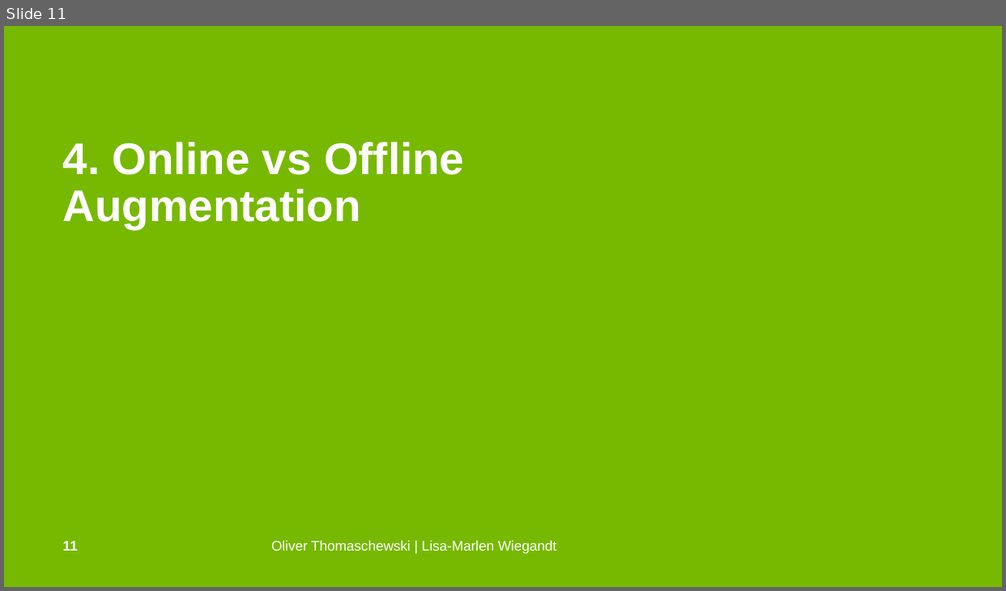
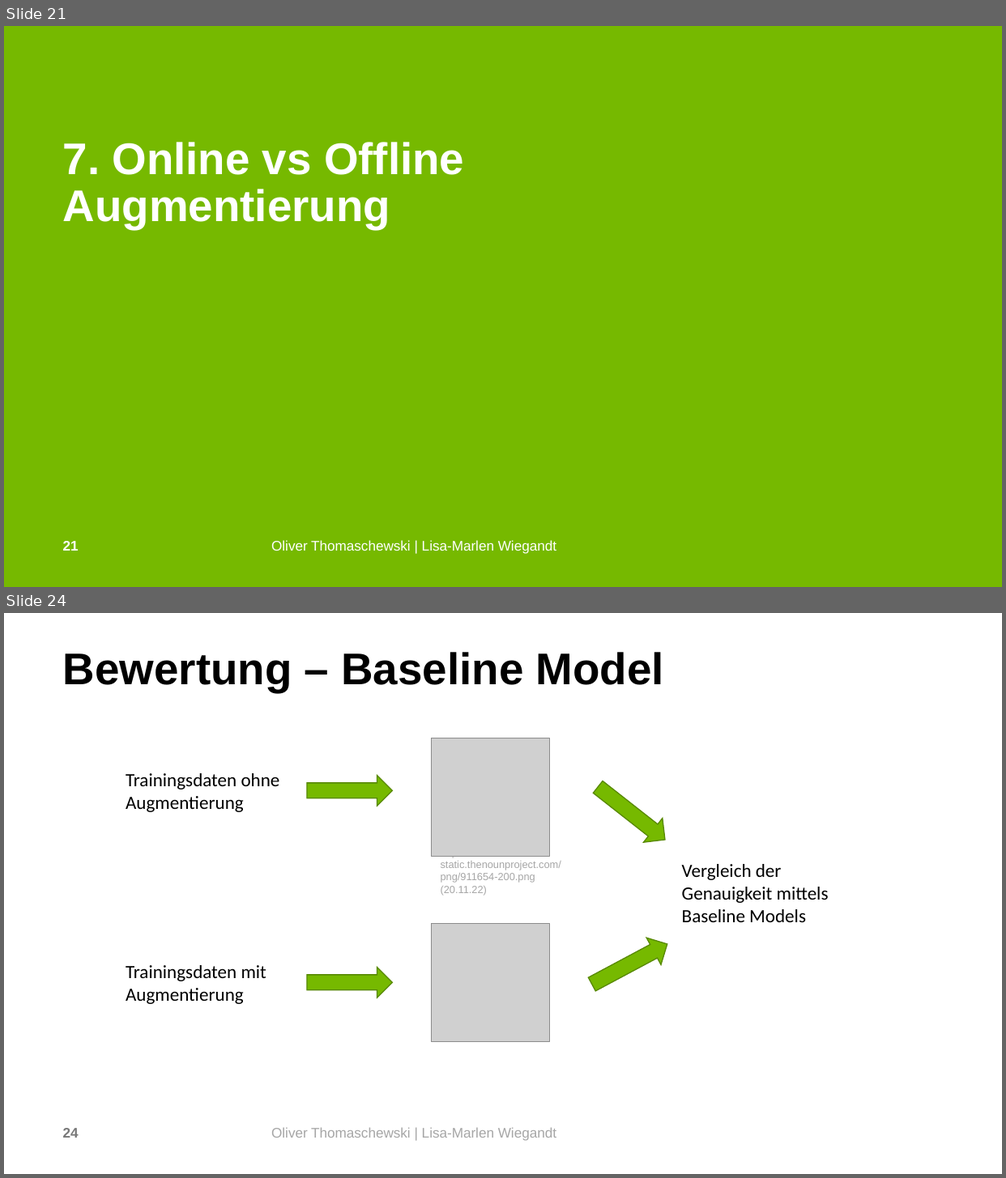
Before and after one commit to OliverThomaschewski/data_augmentation, a slide deck: Präsi.pptx. Shown one above the other, each under a label of ours: slide 11 before the commit, slides 21 and 24 after it; the slides between them are not shown. The pictures are 1006x591 and 1006x1178 pixels, drawn with LibreOffice and Linux fonts; fonts in the diff are those of the drawing; grey boxes stand for pictures; background and template pictures are left out. Boxes give left, top, right and bottom in pixels: in the first picture for what was removed or moved away, otherwise in the second. Text is boxed around its words. In the diff, an @@ line names an element or a change of style, - is before the commit and + after.

```diff
--- a/Präsi.pptx
+++ b/Präsi.pptx
@@ slide 24 added at (4, 613, 1002, 1174), background #FFFFFF @@
@@ title added at (63, 652, 664, 692), 42.7 pt, text #000000, bold @@
+Bewertung – Baseline Model
@@ picture added at (432, 738, 549, 855) @@
@@ text added at (126, 773, 280, 812), 18 pt, text #000000 @@
+Trainingsdaten ohne Augmentierung
@@ right arrow added at (307, 776, 393, 806), fill #76B900, outline #578900 1 pt @@
@@ right arrow added at (588, 775, 675, 852), fill #76B900, outline #578900 1 pt @@
@@ text added at (441, 856, 561, 896), 10 pt, text #A6A6A6 @@
+https://static.thenounproject.com/png/911654-200.png (20.11.22)
@@ text added at (682, 864, 829, 922), 18 pt, text #000000 @@
+Vergleich der Genauigkeit mittels Baseline Models
@@ picture added at (432, 924, 549, 1041) @@
@@ right arrow added at (585, 931, 675, 998), fill #76B900, outline #578900 1 pt @@
@@ text added at (126, 965, 266, 1004), 18 pt, text #000000 @@
+Trainingsdaten mit Augmentierung
@@ right arrow added at (307, 967, 393, 998), fill #76B900, outline #578900 1 pt @@
@@ page number added at (63, 1128, 79, 1138), 13.3 pt, text #787878, bold @@
+24
@@ text added at (271, 1127, 556, 1141), 13.3 pt, text #A6A6A6 @@
+Oliver Thomaschewski | Lisa-Marlen Wiegandt
@@ what was slide 11 is now slide 21 @@
@@ slide 21 changed as well @@
@@ title at (63, 142, 464, 229): text changed @@
-4. Online vs Offline Augmentation
+7. Online vs Offline Augmentierung
@@ page number at (63, 541, 79, 551): text changed @@
-11
+21
```
Also in this commit, not shown: 11 other slides changed, 11 other slides added, 1 slide removed, 1 other file.
